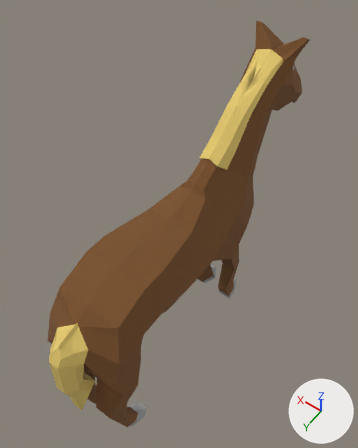
A saved change to the glTF model dev/horse.glb.
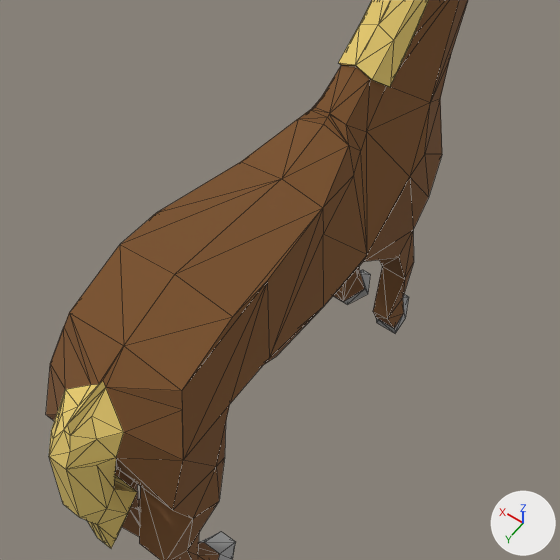
There are two pictures of each version: one whole from a camera (50 mm lens) standing at (-2.26, 3.71, 7.95) and looking at (0.25, 0.2, 2.43), one close up on the part from 7% to 88% of the width and 28% to 93% of the height. Lighting does not change. The marker at lower right points along +X, +Y and +Z. The close-ups show mesh edges as thin lines.

Objects in the first close-up: 'horse'.
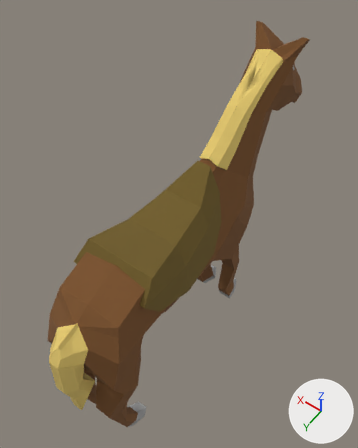
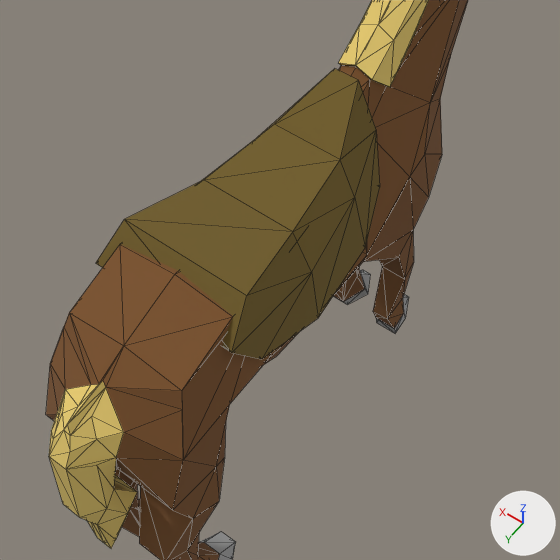
Commit message: added saddle to horse glb

Location of each change, [x1, y1, x2, y2] in pixels of the close-ups (560 x 560 px):
'saddle', added (brown): after [96, 69, 380, 359]

Patch to the scene script:
```diff
--- a/dev/horse.glb.py
+++ b/dev/horse.glb.py
@@ me_cube @@
+me_cube.from_pydata(...)  # 24 vertices, 44 faces; spans x -0.57..0.6, y -0.01..1.87, z 2.71..3.6
+me_cube.materials.append(mat_texture_sheet)  # picture img_texturesheet
@@ ob_saddle @@
+ob_saddle = bpy.data.objects.new('saddle', me_cube)
+ob_saddle.location = (0.0, 0.0, 0.0)
```
